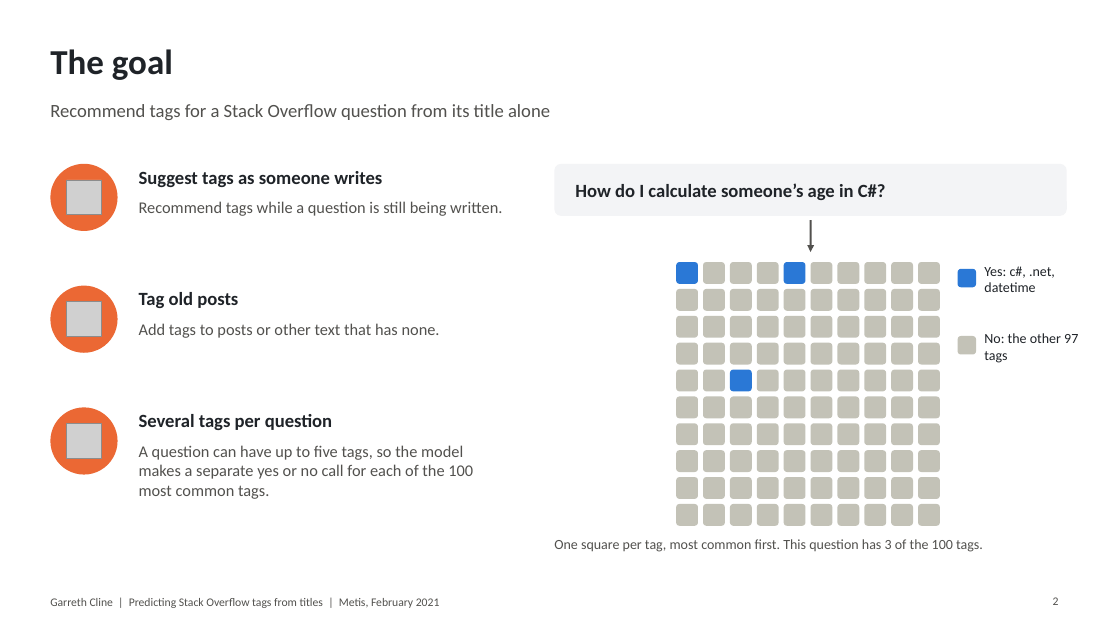
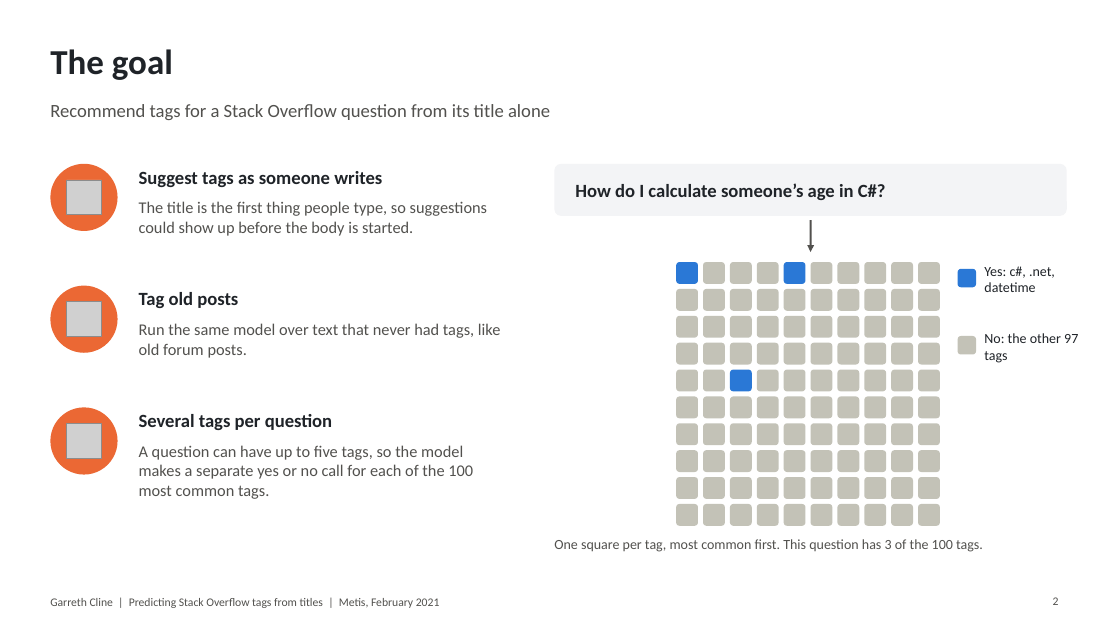
Before and after one commit to garrethcline/Predicting-Tags-from-StackOverflow-Using-Title-Data-, a slide deck: slide 2 of Project 3 Presentation.pptx. Drawn at 1120x630 pixels with LibreOffice and Linux fonts; fonts in the diff are those of the drawing; grey boxes stand for pictures. Boxes give left, top, right and bottom in pixels: in the first picture for what was removed or moved away, otherwise in the second. Text is boxed around its words. In the diff, an @@ line names an element or a change of style, - is before the commit and + after.

```diff
--- a/Project 3 Presentation.pptx
+++ b/Project 3 Presentation.pptx
@@ text at <box>139,201,487,236</box>: text changed @@
-Recommend tags while a question is still being written.
+The title is the first thing people type, so suggestions could show up before the body is started.
@@ text at <box>139,323,501,358</box>: text changed @@
-Add tags to posts or other text that has none.
+Run the same model over text that never had tags, like old forum posts.
```
Also in this commit, not shown: 5 other slides changed, 2 other files.
